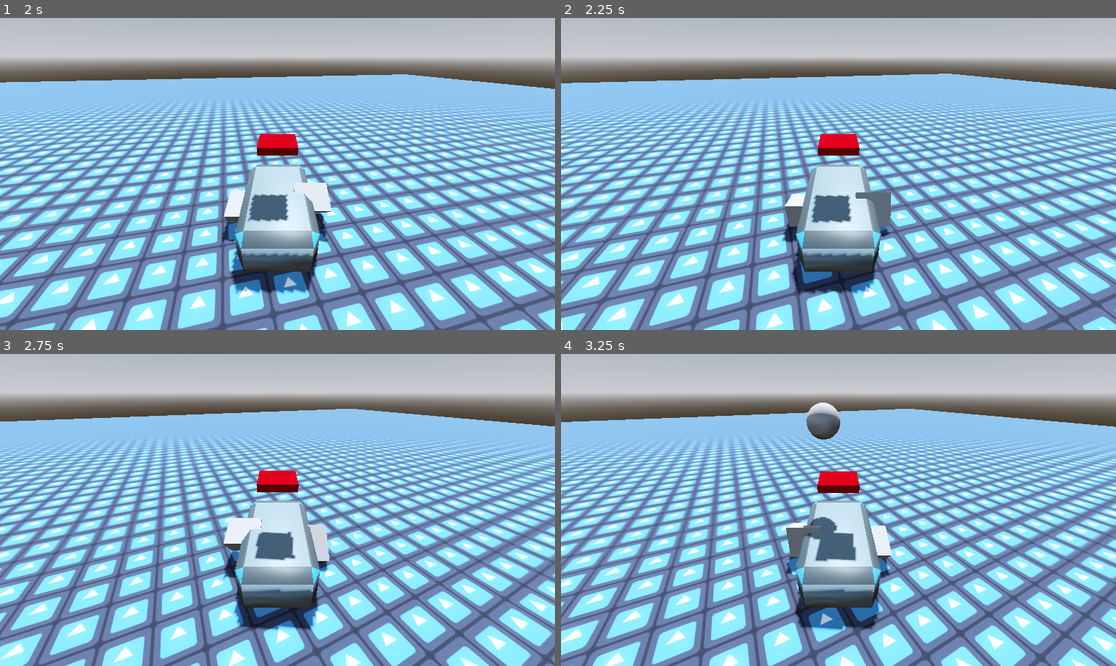
Above: before the commit, frames 1-4 (two rows, left to right).
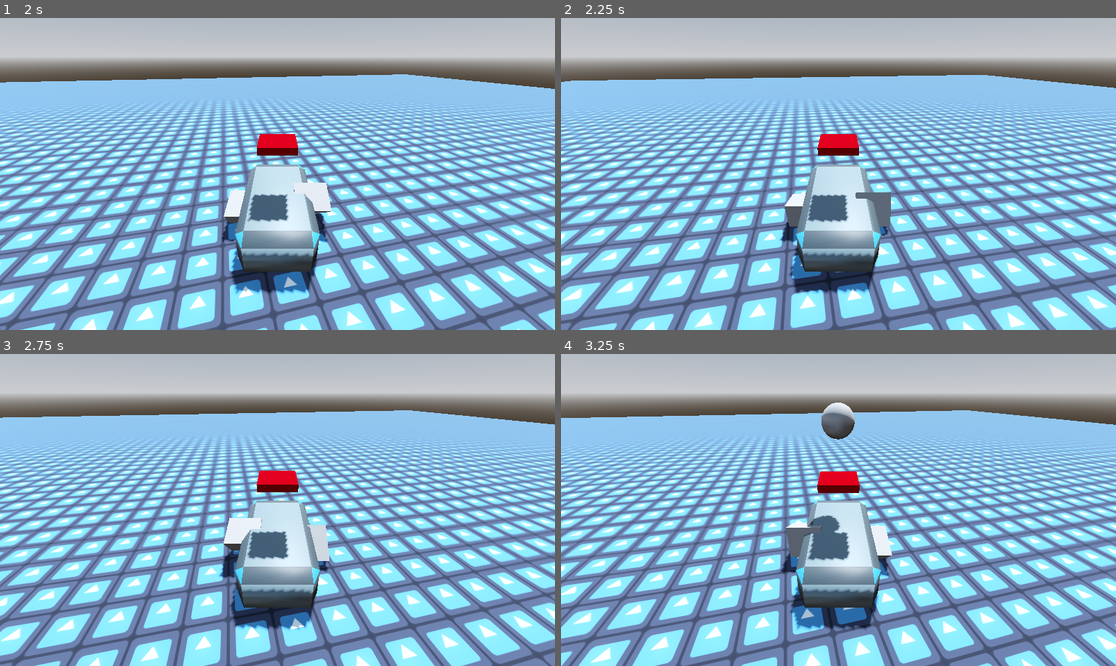
Above: after the commit, the same moments.

Repository: adamgiles1/robot-game
Game: Godot game, scene res://Game.tscn
Same seed, same stepped clock (60 frames per second), same inputs: the game is played once before the commit and once after it. The engine's default icon, where the game draws it, is replaced by a stand-in: a white triangle on a blue panel in a dark square.
Inputs:
- Up to frame 1 (2 s): tap Enter at 0.5 s; hold D (right) 0.53-1.28 s; tap Space (action) at 0.6, 1.35 s; hold S (backward) from 1.28 s (still down)
- Up to frame 2 (2.25 s): release S (backward) at 2.03 s; hold D (right) from 2.03 s (still down); tap Space (action) at 2.1 s
- Up to frame 3 (2.75 s): keep holding D (right)
- Up to frame 4 (3.25 s): release D (right) at 2.78 s; hold W (forward) from 2.78 s (still down); tap Space (action) at 2.85 s

Frame 1 is identical in both runs. In frame 2, 47% of the frame differs, in the area x 0-100%, y 17-100%; in frame 3, 46%; in frame 4, 47%, in the area x 0-100%, y 15-100%.

Commit message:
Polish on robot

Diff:
--- a/carry_items/CarryItem.tscn
+++ b/carry_items/CarryItem.tscn
@@ -8,8 +8,6 @@
 points = PackedVector3Array(0.4578707, 0.19807906, 0.01578243, -0.48873997, -0.09168735, -0.04518683, -0.47150937, -0.1 …(1109 unchanged characters)…
 
 [node name="CarryItem" type="RigidBody3D"]
-contact_monitor = true
-max_contacts_reported = 10
 script = ExtResource("1_t1a27")
 
 [node name="MeshInstance3D" type="MeshInstance3D" parent="."]
--- a/carry_items/carry_item.gd
+++ b/carry_items/carry_item.gd
@@ -2,6 +2,13 @@
 
 func _ready() -> void:
 	body_entered.connect(handle_collision)
+	collision_layer = 0
+	collision_mask = 0
+	set_collision_layer_value(3, true)
+	set_collision_mask_value(1, true)
+	set_collision_mask_value(2, true)
+	max_contacts_reported = 10
+	contact_monitor = true
 
 # to be called every frame the magnet is touching
 func magnet_grab(pos: Vector3, vel: Vector3) -> void:
--- a/player/robot.gd
+++ b/player/robot.gd
@@ -22,9 +22,9 @@
 
 	# handle rotation
 	if command.left:
-		rotate_y(delta * turn_speed)
+		rotate_y(delta * turn_speed * (-1 if current_speed < 0 else 1))
 	elif command.right:
-		rotate_y(-delta * turn_speed)
+		rotate_y(-delta * turn_speed * (-1 if current_speed < 0 else 1))
 
 	# handle movement
 	if command.forwards:
--- a/player/robot.tscn
+++ b/player/robot.tscn
@@ -9,6 +9,7 @@
 [sub_resource type="PrismMesh" id="PrismMesh_j7mwn"]
 
 [node name="Robot" type="CharacterBody3D"]
+collision_layer = 2
 script = ExtResource("1_0r4o4")
 
 [node name="Camera3D" type="Camera3D" parent="."]
--- a/project.godot
+++ b/project.godot
@@ -47,3 +47,9 @@
 , Object(InputEventJoypadButton,"resource_local_to_scene":false,"resource_name":"","device":-1,"button_index":0,"pressure":0.0,"pressed":true,"script":null)
 ]
 }
+
+[layer_names]
+
+3d_physics/layer_1="floor"
+3d_physics/layer_2="robot"
+3d_physics/layer_3="carryItem"
